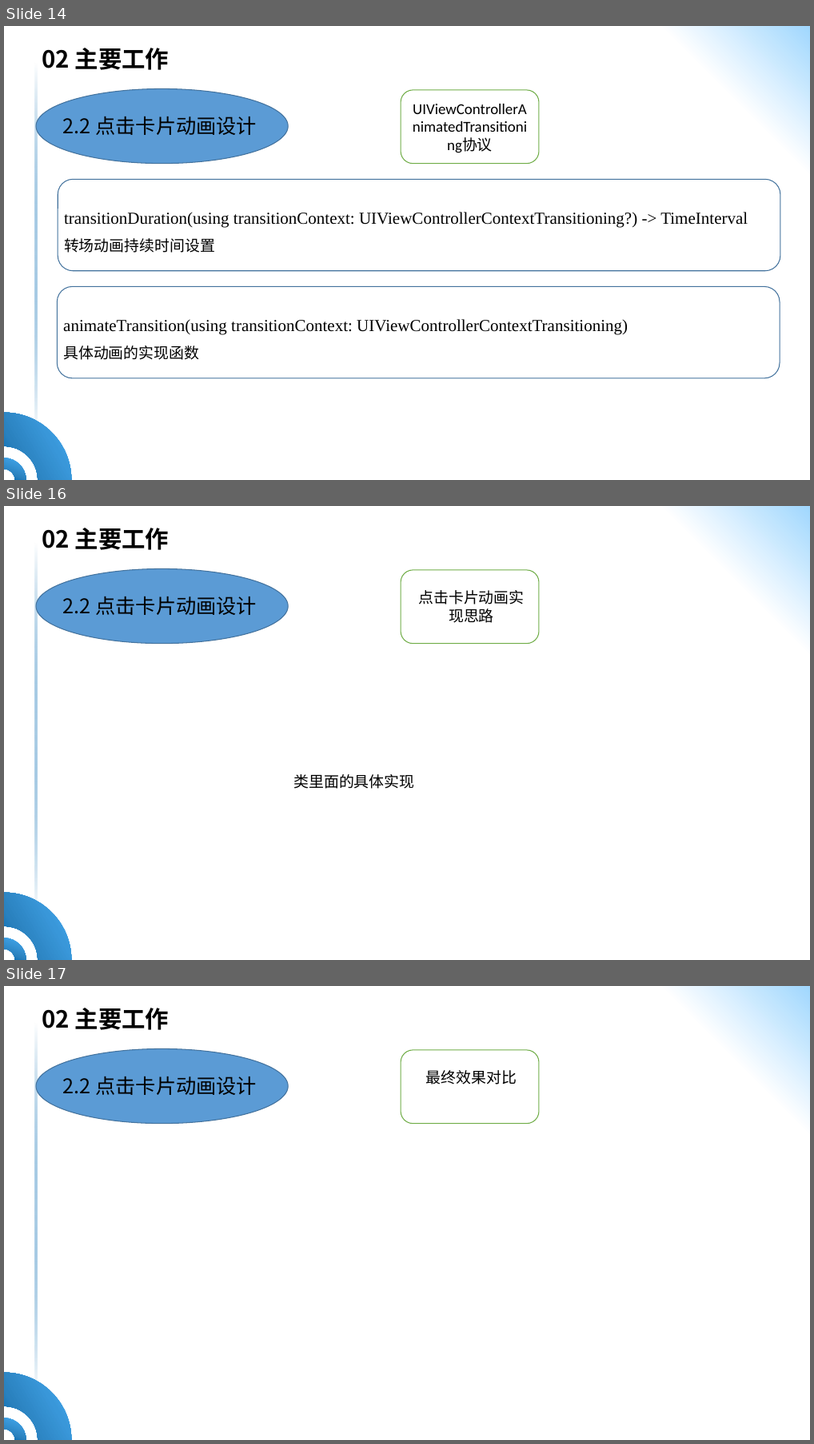
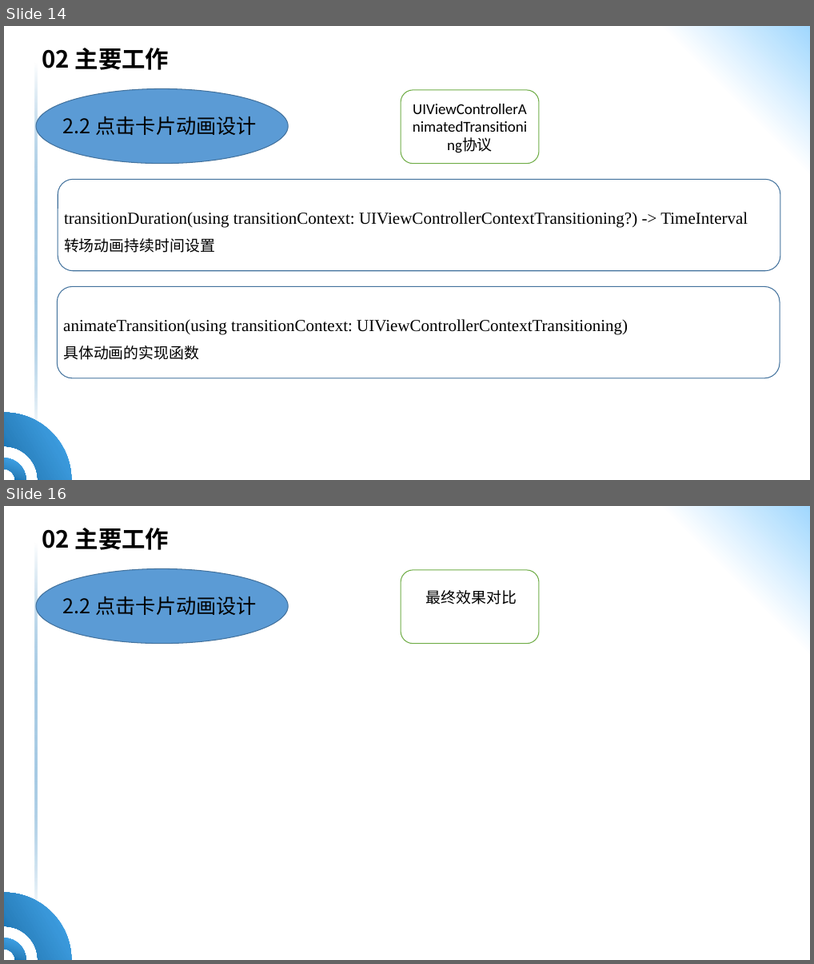
Before and after one commit to HQ-L/ppt-10.27, a slide deck: 答辩ppt-李慧奇.pptx. Shown one above the other, each under a label of ours: slides 14, 16 and 17 before the commit, slides 14 and 16 after it; the slides between them are not shown. The pictures are 814x1444 and 814x964 pixels, drawn with LibreOffice and Linux fonts; fonts in the diff are those of the drawing; background and template pictures are left out. Boxes give left, top, right and bottom in pixels: in the first picture for what was removed or moved away, otherwise in the second. Text is boxed around its words. In the diff, an @@ line names an element or a change of style, - is before the commit and + after.

```diff
--- a/答辩ppt-李慧奇.pptx
+++ b/答辩ppt-李慧奇.pptx
@@ slide 16 removed at (4, 506, 810, 960), background gradient #FFFFFF to #A0D7FE; not listed: 3 template elements that a slide beside it also shows @@
@@ text removed at (42, 528, 169, 550) @@
-02 主要工作
@@ ellipse removed at (36, 569, 288, 644) @@
@@ rounded rectangle removed at (401, 570, 539, 644) @@
@@ text removed at (63, 596, 257, 615) @@
-2.2 点击卡片动画设计
@@ text removed at (418, 590, 524, 623) @@
-点击卡片动画实现思路
@@ text removed at (294, 774, 414, 788) @@
-类里面的具体实现
@@ what was slide 17 is now slide 16 @@
```
Also in this commit, not shown: 3 slides changed, 3 other files.
